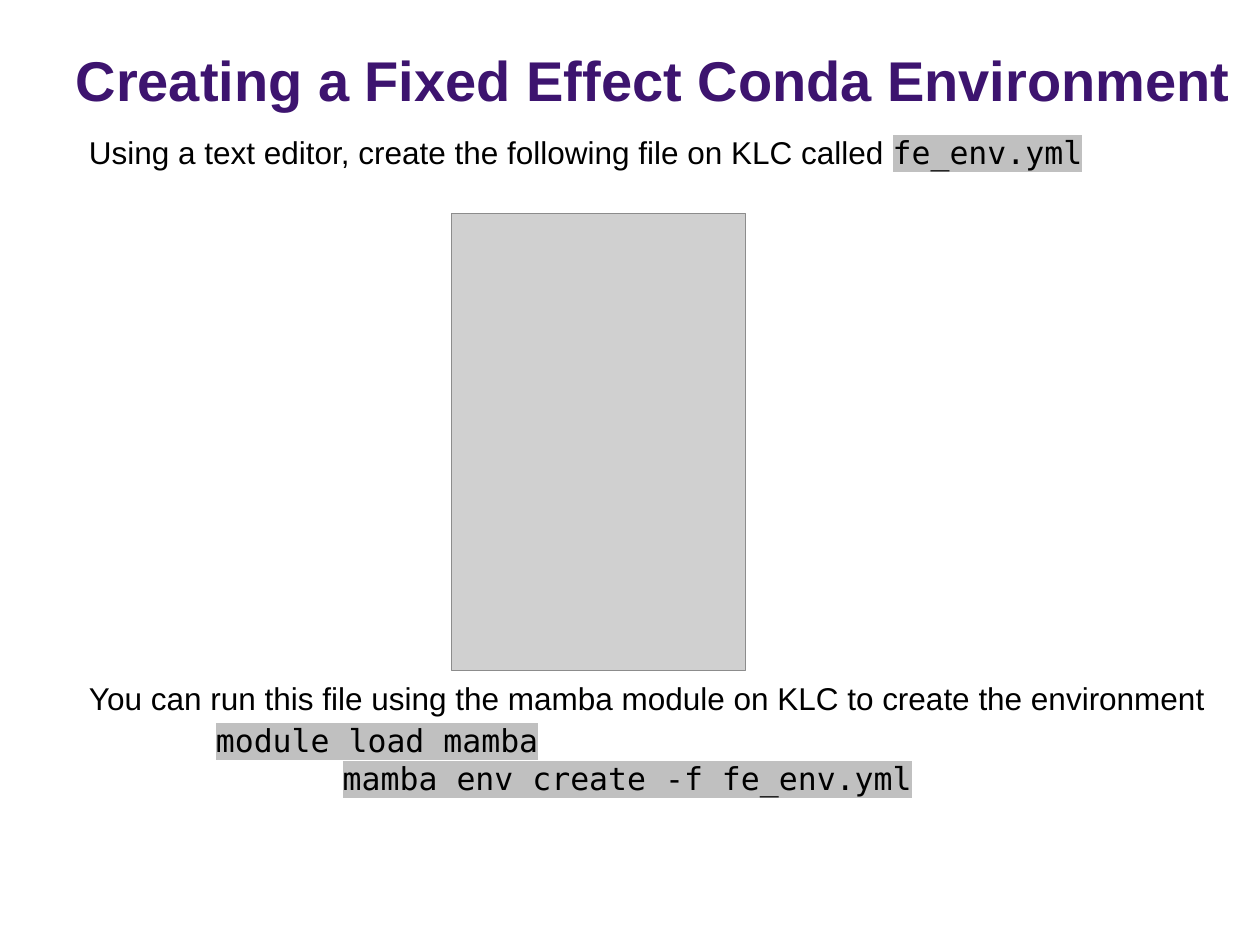
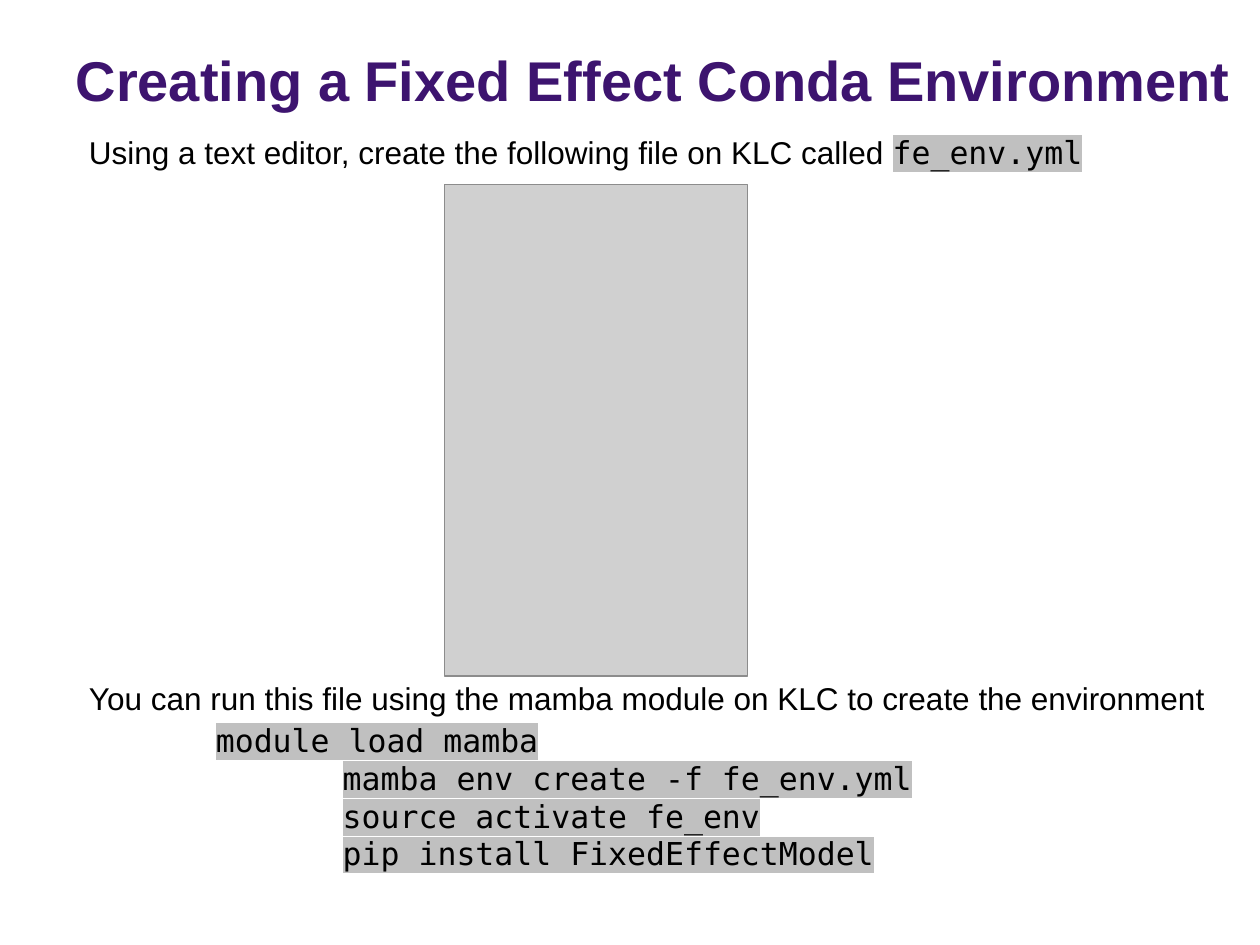
Before and after one commit to rs-kellogg/2023-phd-workshop, a slide deck: slide 12 of session-6-hdfe/Session 7 - High Dimensional Fixed Effects final.pptx. Drawn at 1260x945 pixels with LibreOffice and Linux fonts; fonts in the diff are those of the drawing; grey boxes stand for pictures; background and template pictures are left out. Boxes give left, top, right and bottom in pixels: in the first picture for what was removed or moved away, otherwise in the second. Text is boxed around its words. In the diff, an @@ line names an element or a change of style, - is before the commit and + after.

```diff
--- a/session-6-hdfe/Session 7 - High Dimensional Fixed Effects final.pptx
+++ b/session-6-hdfe/Session 7 - High Dimensional Fixed Effects final.pptx
@@ picture resized from (x1=451, y1=213, x2=745, y2=669) to (x1=445, y1=185, x2=748, y2=677) @@
@@ text at (x1=343, y1=804, x2=873, y2=872): paragraphs added @@
+        source activate fe_env
+        pip install FixedEffectModel
```
Also in this commit, not shown: 1 slide added, 4 other files.
